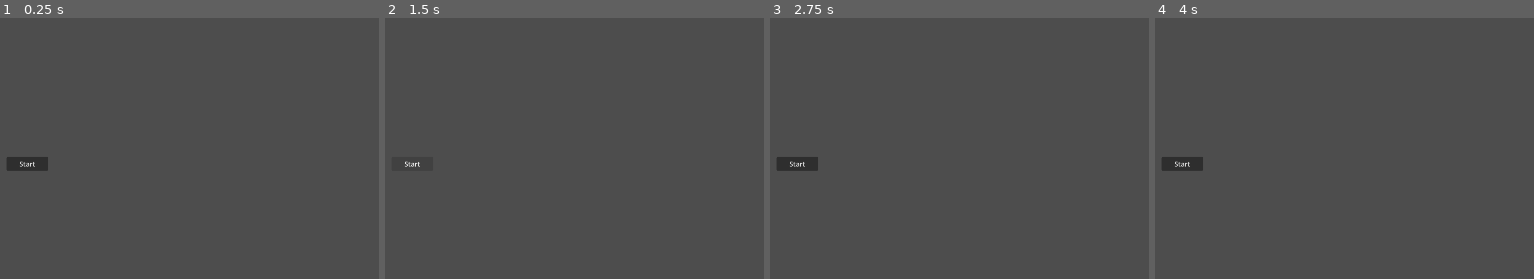
Above: before the commit, frames 1-4 (left to right).
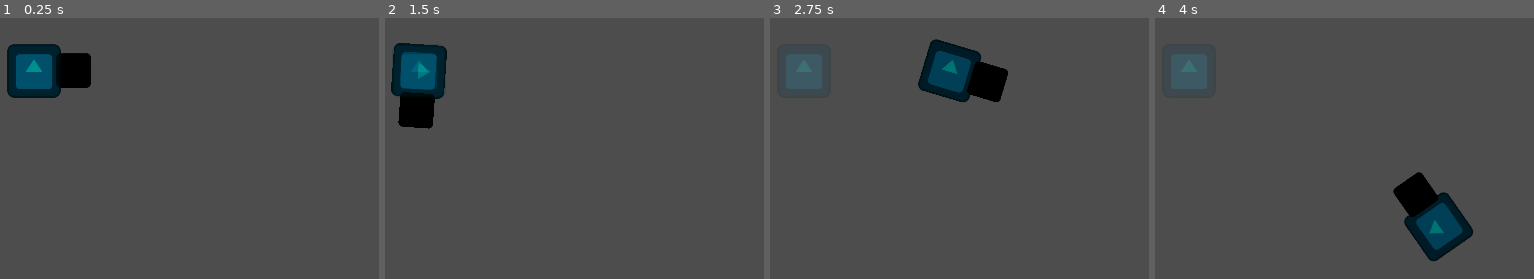
Above: after the commit, the same moments.

Repository: shibii1111/SpaceDeliveryGameGodot
Game: Godot game, scene res://Scenes/Main.tscn
Same seed, same stepped clock (60 frames per second), same inputs: the game is played once before the commit and once after it. The engine's default icon, where the game draws it, is replaced by a stand-in: a white triangle on a blue panel in a dark square.
Inputs (mouse positions are in pixels of both pictures, inside the frame that each line leads up to):
- Up to frame 1 (0.25 s): no input
- Up to frame 2 (1.5 s): click (411, 164) at 0.5 s, where only the run before the commit has a clickable "Start"; click (411, 164) at 1.25 s, where only the run before the commit has a clickable "Start"
- Up to frame 3 (2.75 s): tap Enter at 2 s; move the mouse to (997, 85) at 2.02 s; press the mouse at (997, 85) at 2.03 s; hold D (right, bound only after the commit) from 2.03 s (still down)
- Up to frame 4 (4 s): move the mouse to (outside the picture) at 2.77 s; release D (right, bound only after the commit) at 2.78 s; release the mouse at (outside the picture) at 2.78 s; hold S (down, bound only after the commit) 2.78-3.53 s; click (outside the picture) at 2.85 s; move the mouse to (outside the picture) at 3.52 s; press the mouse at (outside the picture) at 3.53 s; hold D (right, bound only after the commit) from 3.53 s (still down)

The runs differ from the first frame. In frame 1, 4.5% of the frame differs, in the area x 1-25%, y 9-59%; in frame 2, 3.9%; in frame 3, 4.5%; in frame 4, 4.6%, in the area x 1-84%, y 16-94%.

Commit message:
Player Movement
- Added WASD 8 directions
- Added on left click that the player look at the mouse
- Added a spawn point to make it easier to debug
- Added a few utils global to debug
- Added a constant global for loading scenes more cleanly in the future

Diff:
--- a/Scenes/Levels/StartMenu.tscn
+++ b/Scenes/Levels/StartMenu.tscn
@@ -3,6 +3,7 @@
 [node name="StartMenu" type="Node" unique_id=1990518574]
 
 [node name="Control" type="Control" parent="." unique_id=1349054236]
+visible = false
 layout_mode = 3
 anchors_preset = 0
 offset_right = 40.0
--- a/Scenes/Main.tscn
+++ b/Scenes/Main.tscn
@@ -1,6 +1,8 @@
 [gd_scene format=3 uid="uid://bum6ex1ioa6qp"]
 
 [ext_resource type="PackedScene" uid="uid://cm7y7yjs7sy3a" path="res://Scenes/Levels/StartMenu.tscn" id="1_r150o"]
+[ext_resource type="PackedScene" uid="uid://dkqg1dfl6ybdm" path="res://Scenes/Player/Player.tscn" id="2_idj7w"]
+[ext_resource type="PackedScene" uid="uid://bqqvk0r51d37f" path="res://Scenes/Misc/PlayerSpawn.tscn" id="3_kln2b"]
 
 [node name="Main" type="Node" unique_id=91055406]
 
@@ -10,4 +12,11 @@
 
 [node name="Entities" type="Node" parent="." unique_id=1742377910]
 
-[node name="Node" type="Node" parent="Entities" unique_id=279422803]
+[node name="Player" type="Node" parent="Entities" unique_id=279422803]
+
+[node name="Player" parent="Entities/Player" unique_id=1485838003 instance=ExtResource("2_idj7w")]
+
+[node name="PlayerSpawn" parent="Entities/Player" unique_id=1561182384 instance=ExtResource("3_kln2b")]
+position = Vector2(918, 452)
+
+[node name="Enemies" type="Node" parent="Entities" unique_id=303019892]
--- /dev/null
+++ b/Scenes/Misc/PlayerSpawn.tscn
@@ -0,0 +1,14 @@
+[gd_scene format=3 uid="uid://bqqvk0r51d37f"]
+
+[ext_resource type="Script" uid="uid://y042f535hy51" path="res://Scripts/Scenes/Spawn.gd" id="1_5x0id"]
+[ext_resource type="Texture2D" uid="uid://coiicslsdu6" path="res://icon.svg" id="2_46vhw"]
+
+[node name="PlayerSpawn" type="Node2D" unique_id=770817307 groups=["SpawnPoints"]]
+
+[node name="Spawn" type="Marker2D" parent="." unique_id=663883120]
+position = Vector2(0, 4)
+script = ExtResource("1_5x0id")
+
+[node name="Sprite2D" type="Sprite2D" parent="." unique_id=627137912]
+modulate = Color(0, 1, 1, 0.2)
+texture = ExtResource("2_46vhw")
--- /dev/null
+++ b/Scenes/Player/Player.tscn
@@ -0,0 +1,25 @@
+[gd_scene format=3 uid="uid://dkqg1dfl6ybdm"]
+
+[ext_resource type="Script" uid="uid://qi7rw0uf7gma" path="res://Scripts/Player/PlayerMovement.gd" id="1_s0eop"]
+[ext_resource type="Texture2D" uid="uid://coiicslsdu6" path="res://icon.svg" id="2_ft8w5"]
+
+[sub_resource type="CircleShape2D" id="CircleShape2D_l3ax4"]
+radius = 76.79192
+
+[node name="Player" type="Node2D" unique_id=1106971481 groups=["Player"]]
+
+[node name="Body" type="CharacterBody2D" parent="." unique_id=1419245002]
+script = ExtResource("1_s0eop")
+
+[node name="Collision" type="CollisionShape2D" parent="Body" unique_id=1325634542]
+shape = SubResource("CircleShape2D_l3ax4")
+
+[node name="Sprite2D" type="Sprite2D" parent="Body" unique_id=535271970]
+modulate = Color(0, 0.45149285, 0.45149285, 1)
+texture = ExtResource("2_ft8w5")
+
+[node name="Sprite2D" type="Sprite2D" parent="Body/Sprite2D" unique_id=1949652923]
+modulate = Color(0, 0, 0, 1)
+position = Vector2(95, -1.0000076)
+scale = Vector2(0.65, 0.65)
+texture = ExtResource("2_ft8w5")
--- /dev/null
+++ b/Scripts/Autoloads/Constants.gd
@@ -0,0 +1,8 @@
+# That global constant is going to help keep the whole project clean.
+# Godot likes to reference other scenes everywhere to do a lot of things.
+# By doing that we can call Constant.Scenes.Player for example.
+# Inspired by https://www.youtube.com/watch?v=acNQIBBIpQk
+
+extends Node
+
+const PLAYER_SCENE: PackedScene = preload("uid://dkqg1dfl6ybdm")
--- /dev/null
+++ b/Scripts/Autoloads/DevGlobalUtils.gd
@@ -0,0 +1,7 @@
+# That script is meant for dev purpose.
+# It will be a quick way to add things to test, debug, exit game, etc.
+
+extends Node
+
+func ExitGame() -> void:
+	get_tree().quit()
--- /dev/null
+++ b/Scripts/Autoloads/Inputs.gd
@@ -0,0 +1,8 @@
+# Inputs.gd is meant to be a global script that is used for calling things like Pause Menu with Esc key.
+# Reason of doing so is to avoid conflicts where for example, the inputs are set on the player and the player is dead.
+# It avoids loading an invisible player for the Start Menu.
+extends Node
+
+func _unhandled_input(event: InputEvent) -> void:
+	if event.is_action_pressed("pause"):
+		DevGlobalUtils.ExitGame()
--- /dev/null
+++ b/Scripts/Player/PlayerMovement.gd
@@ -0,0 +1,15 @@
+extends CharacterBody2D
+
+@export var move_speed : float = 500.0
+@export var friction : float = 100.0
+
+func _physics_process(delta: float) -> void:
+	var move_dir := Input.get_vector("left", "right", "up", "down")
+
+	velocity = move_dir * move_speed
+	move_and_slide()
+
+	if Input.is_action_pressed("fire"):
+		look_at(get_global_mouse_position())
+	elif move_dir != Vector2.ZERO:
+		rotation = move_dir.angle()
--- /dev/null
+++ b/Scripts/Scenes/Spawn.gd
@@ -0,0 +1,17 @@
+extends Marker2D
+
+func _ready() -> void:
+	var player := get_tree().get_first_node_in_group("Player") as Node2D
+	var spawn := get_tree().get_first_node_in_group("SpawnPoints") as Node2D
+
+	if player == null:
+		print("no player found in group")
+		return
+
+	if spawn == null:
+		print("no spawn found in group")
+		return
+	else:
+		player.global_position = spawn.global_position
+		print("Player at: ", player.global_position)
+		print("spawn at: ",  spawn.global_position)
--- a/project.godot
+++ b/project.godot
@@ -18,13 +18,54 @@
 [autoload]
 
 SceneManager="*uid://7k86ax8oavlc"
+Inputs="*uid://cn5v6gkrmrwlb"
+DevGlobalUtils="*uid://uqyeu0ch31gq"
+Constants="*uid://6260p3gf852q"
 
 [display]
 
 window/size/viewport_width=1920
 window/size/viewport_height=1080
-window/size/mode=3
 window/size/resizable=false
+
+[global_group]
+
+Player=""
+Enemies=""
+SpawnPoints=""
+
+[input]
+
+up={
+"deadzone": 0.2,
+"events": [Object(InputEventKey,"resource_local_to_scene":false,"resource_name":"","device":-1,"window_id":0,"alt_pressed":false,"shift_pressed":false,"ctrl_pressed":false,"meta_pressed":false,"pressed":false,"keycode":0,"physical_keycode":87,"key_label":0,"unicode":119,"location":0,"echo":false,"script":null)
+]
+}
+down={
+"deadzone": 0.2,
+"events": [Object(InputEventKey,"resource_local_to_scene":false,"resource_name":"","device":-1,"window_id":0,"alt_pressed":false,"shift_pressed":false,"ctrl_pressed":false,"meta_pressed":false,"pressed":false,"keycode":0,"physical_keycode":83,"key_label":0,"unicode":115,"location":0,"echo":false,"script":null)
+]
+}
+left={
+"deadzone": 0.2,
+"events": [Object(InputEventKey,"resource_local_to_scene":false,"resource_name":"","device":-1,"window_id":0,"alt_pressed":false,"shift_pressed":false,"ctrl_pressed":false,"meta_pressed":false,"pressed":false,"keycode":0,"physical_keycode":65,"key_label":0,"unicode":97,"location":0,"echo":false,"script":null)
+]
+}
+right={
+"deadzone": 0.2,
+"events": [Object(InputEventKey,"resource_local_to_scene":false,"resource_name":"","device":-1,"window_id":0,"alt_pressed":false,"shift_pressed":false,"ctrl_pressed":false,"meta_pressed":false,"pressed":false,"keycode":0,"physical_keycode":68,"key_label":0,"unicode":100,"location":0,"echo":false,"script":null)
+]
+}
+pause={
+"deadzone": 0.2,
+"events": [Object(InputEventKey,"resource_local_to_scene":false,"resource_name":"","device":-1,"window_id":0,"alt_pressed":false,"shift_pressed":false,"ctrl_pressed":false,"meta_pressed":false,"pressed":false,"keycode":0,"physical_keycode":4194305,"key_label":0,"unicode":0,"location":0,"echo":false,"script":null)
+]
+}
+fire={
+"deadzone": 0.2,
+"events": [Object(InputEventMouseButton,"resource_local_to_scene":false,"resource_name":"","device":-1,"window_id":0,"alt_pressed":false,"shift_pressed":false,"ctrl_pressed":false,"meta_pressed":false,"button_mask":1,"position":Vector2(123, 26),"global_position":Vector2(135, 86),"factor":1.0,"button_index":1,"canceled":false,"pressed":true,"double_click":false,"script":null)
+]
+}
 
 [physics]
 
Not shown, added: Scripts/Autoloads/Constants.gd.uid
Not shown, added: Scripts/Autoloads/DevGlobalUtils.gd.uid
Not shown, added: Scripts/Autoloads/Inputs.gd.uid
Not shown, added: Scripts/Player/PlayerMovement.gd.uid
Not shown, added: Scripts/Scenes/Spawn.gd.uid
